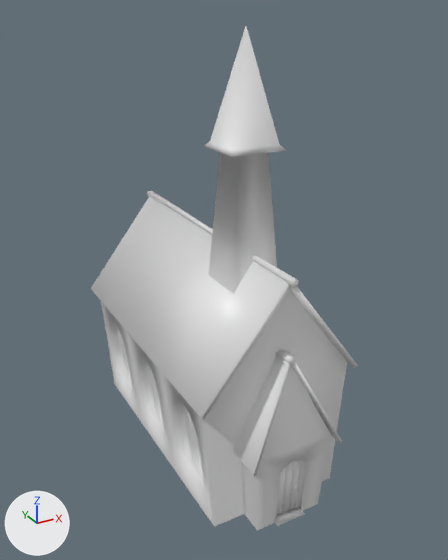
The FBX model Assets/3D/church.fbx: old version first, new version second.
Both versions are drawn from a 50 mm camera at (-81.3, -113.1, 133.1) aimed at (1.3, 37.1, 58.0). Arrows for +X, +Y and +Z are at lower left; the lights stay in place. Where no turn or scale is listed for an object, it has been applied to the vertices.

Names of what the first picture shows: 'church'.
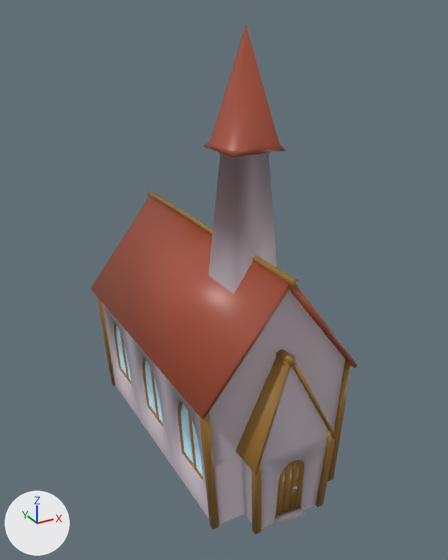
The newer file is also rescaled (x0.1) as a whole; pictures and numbers use the older file's frame.

Changed parts and their boxes (x1, y1, x2, y2) in the pictures (448 x 560 px):
'church', reshaped
    before: (91, 26, 358, 530)
    after: (91, 26, 358, 534)
part 1 of me_cube_010, built on (brown)
    after: (97, 297, 351, 534)
part 2 of me_cube_010, recoloured
    both: (102, 153, 345, 529)
part 3 of me_cube_010, recoloured (grey to brown)
    both: (114, 191, 304, 518)
part 4 of me_cube_010, recoloured (grey to blue)
    both: (116, 326, 203, 476)
part 5 of me_cube_010, recoloured (white to brown)
    before: (233, 356, 342, 476)
    after: (236, 356, 339, 474)
part 6 of me_cube_010, recoloured
    both: (91, 26, 358, 419)

The edits, one by one:
Material 'Red' (mat_red) is new.
Its base color is (0.376, 0.0772, 0.0385) (brown #a54f37).
Its roughness is 0.4.
Material 'Silver' (mat_silver) is new.
Its base color is (0.558, 0.485, 0.546) (light grey #c5b9c3).
Its metallic is 1.0.
Its roughness is 0.4.
Material 'white' (mat_white) is new.
Its base color is (0.558, 0.485, 0.546) (light grey #c5b9c3).
Its roughness is 0.4.
Material 'Brown' (mat_brown) is new.
Its base color is (0.328, 0.165, 0.0296) (brown #9b7130).
Its roughness is 0.4.
Material 'Blue' (mat_blue) is new.
Its base color is (0.471, 0.79, 1.0) (blue #b7e6ff).
Its roughness is 0.4.
me_cube_010 is used by ob_church; location (0.0, 0.0, 0.0).
me_cube_010 had 937 vertices, 883 faces and spanned x -25.3..24.7, y -6.8..89.5, z 0.0..129.5.
me_cube_010 no longer uses material mat_material_005 (white #e7e7e7).
me_cube_010 now has 993 vertices, 925 faces and spans x -25.3..24.7, y -6.3..89.5, z 0.0..129.5.
Part 1, on me_cube_010:
2 faces are deleted.
14 vertices move from x -14.2..14.3, y -6.8..87.8, z 23.0..52.3 to x -13.5..13.6, y -6.3..87.8, z 23.0..52.1.
34 vertices are added at x -24.0..24.0, y -5.4..86.6, z 0.0..44.1.
12 new vertices lie (0.0, 1.7, 0.0) away from vertices in x -22.2..22.2, y -4.2..84.9, z 0.0..44.1.
10 new vertices lie (0.0, 1.8, 0.0) away from vertices in x -24.0..24.0, y -5.4..85.0, z 23.1..43.7.
44 new faces join them, mat_brown (brown #9b7130).
me_cube_010 part 2: 267 faces spanning x -23.1..23.1, y -4.7..87.8, z 0.0..101.4 switch from mat_material_003 (white #e7e7e7) to mat_white (light grey #c5b9c3).
me_cube_010 part 3: 408 faces spanning x -21.0..21.0, y -3.1..89.5, z 0.0..73.1 switch from mat_material_004 (white #e7e7e7) to mat_brown (brown #9b7130).
me_cube_010 part 4: 70 faces spanning x -20.6..20.6, y 9.7..86.6, z 10.6..51.8 switch from mat_material_006 (white #e7e7e7) to mat_blue (blue #b7e6ff).
me_cube_010 part 5: 32 faces spanning x -13.5..13.6, y -6.3..88.6, z 23.0..57.6 switch from mat_material_008 (white #e7e7e7) to mat_brown (brown #9b7130).
me_cube_010 part 6: 38 faces spanning x -25.3..24.7, y 0.7..88.5, z 39.8..129.5 switch from mat_material_008 (white #e7e7e7) to mat_red (brown #a54e37).
me_cube_010 now uses material mat_silver (light grey #c5b9c3).
